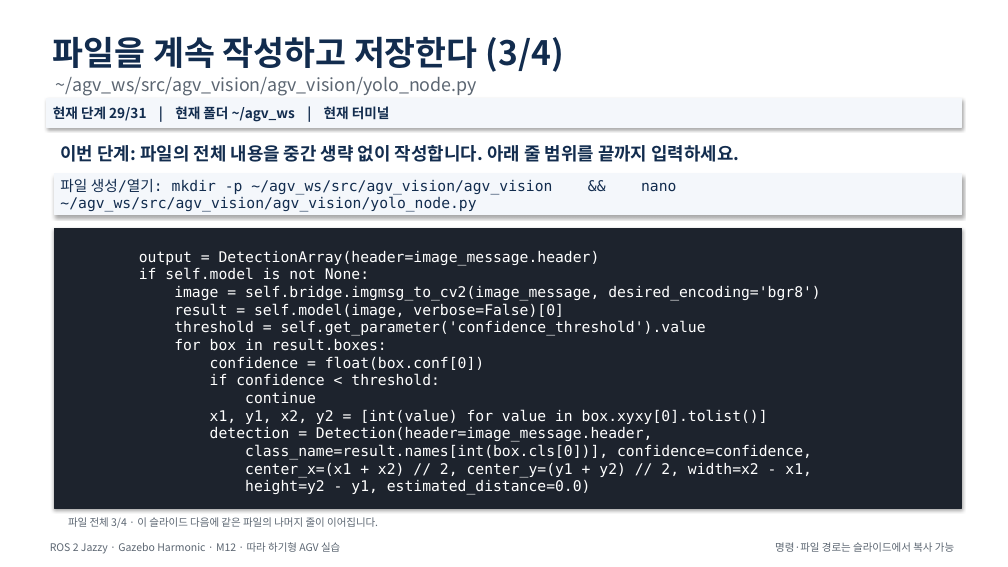
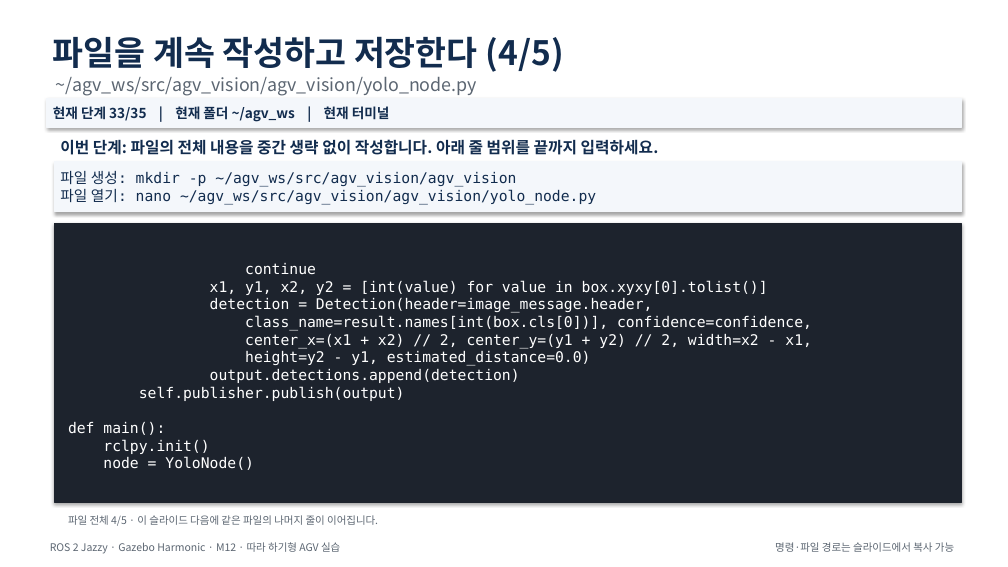
Before and after one commit to choimagon/ros2_curri, a slide deck: slide 39 of blocks/D_sensors/M12_camera_sensor/M12_Camera_Sensor.pptx (slide 35 before the commit). Drawn at 1008x567 pixels with LibreOffice and Linux fonts; fonts in the diff are those of the drawing. Boxes give left, top, right and bottom in pixels: in the first picture for what was removed or moved away, otherwise in the second. Text is boxed around its words. In the diff, an @@ line names an element or a change of style, - is before the commit and + after.

Commit message:
Fix module presentation layout collisions

```diff
--- a/blocks/D_sensors/M12_camera_sensor/M12_Camera_Sensor.pptx
+++ b/blocks/D_sensors/M12_camera_sensor/M12_Camera_Sensor.pptx
@@ text at (53,36,564,72): text changed @@
-파일을 계속 작성하고 저장한다 (3/4)
+파일을 계속 작성하고 저장한다 (4/5)
@@ text in rectangle at (53,106,390,122): text changed @@
-현재 단계 29/31 | 현재 폴더 ~/agv_ws | 현재 터미널
+현재 단계 33/35 | 현재 폴더 ~/agv_ws | 현재 터미널
@@ text "이번 단계: 파일의 전체 내용을 ..." at (60,137,659,158): size 17 to 15 pt @@
@@ rectangle "파일 생성: mkdir -p ~/agv_ws/src/agv_vision/agv_vision ...": place and size @@
-rectangle "파일 생성: mkdir -p ~/agv_ws/src/agv_vision/agv_vision ..." at (54,174,962,215)
+rectangle "파일 생성: mkdir -p ~/agv_ws/src/agv_vision/agv_vision ..." at (54,162,962,212)
@@ text in rectangle at (60,171,596,205): text changed @@
-파일 생성/열기: mkdir -p ~/agv_ws/src/agv_vision/agv_vision && nano ~/agv_ws/src/agv_vision/agv_vision/yolo_node.py
+파일 생성: mkdir -p ~/agv_ws/src/agv_vision/agv_vision
+파일 열기: nano ~/agv_ws/src/agv_vision/agv_vision/yolo_node.py
@@ rectangle "continue x1, y1, x2, y2 ...": place and size @@
-rectangle "continue x1, y1, x2, y2 ..." at (54,228,962,508)
+rectangle "continue x1, y1, x2, y2 ..." at (54,224,962,502)
@@ text in rectangle at (68,263,812,470): text changed @@
-output = DetectionArray(header=image_message.header)
-if self.model is not None:
-image = self.bridge.imgmsg_to_cv2(image_message, desired_encoding='bgr8')
-result = self.model(image, verbose=False)[0]
-threshold = self.get_parameter('confidence_threshold').value
-for box in result.boxes:
-confidence = float(box.conf[0])
-if confidence < threshold:
-continue
-x1, y1, x2, y2 = [int(value) for value in box.xyxy[0].tolist()]
-detection = Detection(header=image_message.header,
-class_name=result.names[int(box.cls[0])], confidence=confidence,
-center_x=(x1 + x2) // 2, center_y=(y1 + y2) // 2, width=x2 - x1,
-height=y2 - y1, estimated_distance=0.0)
+continue
+x1, y1, x2, y2 = [int(value) for value in box.xyxy[0].tolist()]
+detection = Detection(header=image_message.header,
+class_name=result.names[int(box.cls[0])], confidence=confidence,
+center_x=(x1 + x2) // 2, center_y=(y1 + y2) // 2, width=x2 - x1,
+height=y2 - y1, estimated_distance=0.0)
+output.detections.append(detection)
+self.publisher.publish(output)
+def main():
+rclpy.init()
+node = YoloNode()
@@ text at (68,515,378,526): text changed @@
-파일 전체 3/4 · 이 슬라이드 다음에 같은 파일의 나머지 줄이 이어집니다.
+파일 전체 4/5 · 이 슬라이드 다음에 같은 파일의 나머지 줄이 이어집니다.
```
Also in this commit, not shown: 28 other slides changed, 4 slides added, 22 other files.
